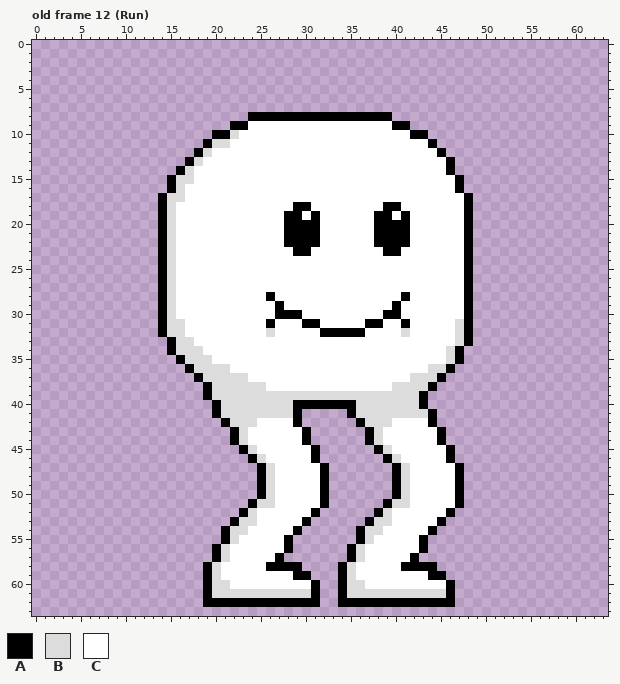
Two versions of one pixel-art file, assets/images/aseprite/Gooper.aseprite. That is the earlier state.
64x64 pixels, 14 frames. Shown: old frame 12 (Run). The commit also changed other frames, which this record leaves out.
Palette (. is transparent): A #000000  B #dcdcdc  C #ffffff
Pixels before, old frame 12 (Run) (only the part around the change), first column x 0:
 0 ................................................................
 1 ................................................................
 2 ................................................................
 3 ................................................................
 4 ................................................................
 5 ................................................................
 6 ................................................................
 7 ................................................................
 8 ........................AAAAAAAAAAAAAAAA........................
 9 ......................AACCCCCCCCCCCCCCCCAA......................
10 ....................AABCCCCCCCCCCCCCCCCCCCAA....................
11 ...................ABBCCCCCCCCCCCCCCCCCCCCCCA...................
12 ..................ABCCCCCCCCCCCCCCCCCCCCCCCCCA..................
13 .................ABCCCCCCCCCCCCCCCCCCCCCCCCCCCA.................
14 ................ABCCCCCCCCCCCCCCCCCCCCCCCCCCCCA.................
15 ...............ABBCCCCCCCCCCCCCCCCCCCCCCCCCCCCCA................
16 ...............ABCCCCCCCCCCCCCCCCCCCCCCCCCCCCCCA................
17 ..............ABBCCCCCCCCCCCCCCCCCCCCCCCCCCCCCCCA...............
18 ..............ABCCCCCCCCCCCCCAACCCCCCCCAACCCCCCCA...............
19 ..............ABCCCCCCCCCCCCAACACCCCCCAACACCCCCCA...............
20 ..............ABCCCCCCCCCCCCAAAACCCCCCAAAACCCCCCA...............
21 ..............ABCCCCCCCCCCCCAAAACCCCCCAAAACCCCCCA...............
22 ..............ABCCCCCCCCCCCCAAAACCCCCCAAAACCCCCCA...............
23 ..............ABCCCCCCCCCCCCCAACCCCCCCCAACCCCCCCA...............
24 ..............ABCCCCCCCCCCCCCCCCCCCCCCCCCCCCCCCCA...............
25 ..............ABCCCCCCCCCCCCCCCCCCCCCCCCCCCCCCCCA...............
26 ..............ABCCCCCCCCCCCCCCCCCCCCCCCCCCCCCCCCA...............
27 ..............ABCCCCCCCCCCCCCCCCCCCCCCCCCCCCCCCCA...............
28 ..............ABCCCCCCCCCCACCCCCCCCCCCCCCACCCCCCA...............
29 ..............ABCCCCCCCCCCCACCCCCCCCCCCCACCCCCCCA...............
30 ..............ABCCCCCCCCCCCAAACCCCCCCCCAACCCCCCCA...............
31 ..............ABBCCCCCCCCCACCCAACCCCCAACCACCCCCBA...............
32 ..............ABBCCCCCCCCCBCCCCCAAAAACCCCBCCCCCBA...............
33 ...............ABBCCCCCCCCCCCCCCCCCCCCCCCCCCCCCBA...............
34 ...............ABBBCCCCCCCCCCCCCCCCCCCCCCCCCCCBA................
35 ................ABBBCCCCCCCCCCCCCCCCCCCCCCCCCCBA................
36 .................ABBBBCCCCCCCCCCCCCCCCCCCCCCBBA.................
37 ..................ABBBBBCCCCCCCCCCCCCCCCCCBBBA..................
38 ...................ABBBBBBCCCCCCCCCCCCCCBBBBA...................
39 ...................ABBBBBBBBBBBBBBBBBBBBBBBA....................
40 ....................ABBBBBBBBAAAAAAABBBBBBBA....................
41 ....................ABBBBBBBBA.....ABBBBBBBBA...................
42 .....................ABBBCCCCA......ABBBCCCCA...................
43 ......................ABCCCCCCA......ABCCCCCCA..................
44 ......................ABCCCCCCA......ABCCCCCCA..................
45 .......................ABCCCCCCA......ABCCCCCCA.................
46 ........................ABCCCCCA.......ABCCCCCA.................
47 .........................ABCCCCCA.......ABCCCCCA................
48 .........................ABCCCCCA.......ABCCCCCA................
49 .........................ABCCCCCA.......ABCCCCCA................
50 .........................ABCCCCCA.......ABCCCCCA................
51 ........................ABBCCCCCA......ABBCCCCCA................
52 .......................ABCCCCCCA......ABCCCCCCA.................
53 ......................ABBCCCCCA......ABBCCCCCA..................
54 .....................ABBCCCCCA......ABBCCCCCA...................
55 .....................ABCCCCCA.......ABCCCCCA....................
56 ....................ABCCCCCCA......ABCCCCCCA....................
57 ....................ABCCCCCA.......ABCCCCCA.....................
58 ...................ABCCCCCAAAA....ABCCCCCAAAA...................
59 ...................ABCCCCCCCCAA...ABCCCCCCCCAA..................
60 ...................ABBCCCCCCCCCA..ABBCCCCCCCCCA.................
61 ...................ABBBBBBBBBBBA..ABBBBBBBBBBBA.................
62 ...................AAAAAAAAAAAAA..AAAAAAAAAAAAA.................
63 ................................................................
The same view after the edit:
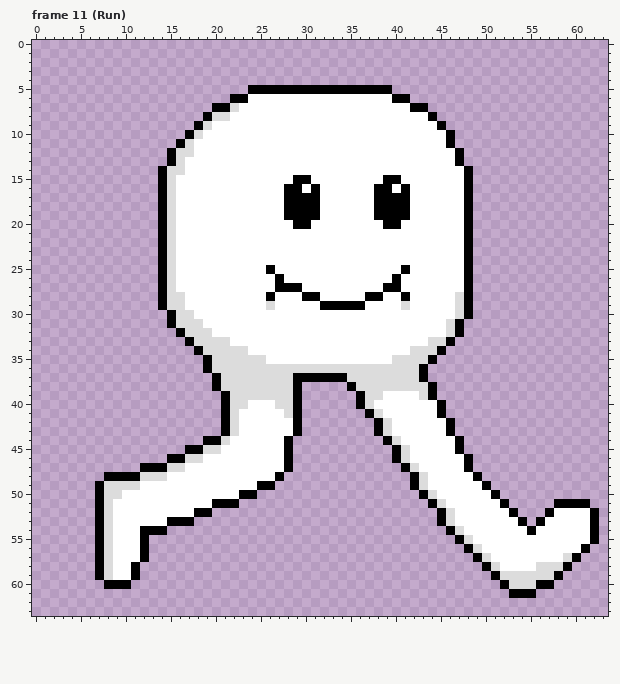
What changed:
frames 14 -> 34
Changed rows in their new state; - is an unchanged pixel.
Frame 11 (Run) against old frame 12 (Run):
first column x 7:
 5 -----------------AAAAAAAAAAAAAAAA-----------------------
 6 ---------------AACCCCCCCCCCCCCCCCAA---------------------
 7 -------------AABCCCCCCCCCCCCCCCCCCCAA-------------------
 8 ------------ABBCCCCCCCCCCCCCCCCCCCCCCA------------------
 9 -----------ABCCCC----------------CCCCCA-----------------
10 ----------ABCCCC-------------------CCCCA----------------
11 ---------ABCCCC----------------------CCA----------------
12 --------ABBCC-------------------------CCA---------------
13 --------ABCC---------------------------CA---------------
14 -------ABBC----------------------------CCA--------------
15 -------ABCC-----------AA--------AA------CA--------------
16 -------ABC-----------AA-A------AA-A-----CA--------------
17 ---------C-----------AAAA------AAAA---------------------
18 ---------------------A--A------A--A---------------------
19 -----------------------A---------A----------------------
20 ---------------------C--C------C--C---------------------
21 ---------------------CCCC------CCCC---------------------
22 ---------------------CCCC------CCCC---------------------
23 ----------------------CC--------CC----------------------
25 -------------------A--------------A---------------------
26 --------------------A------------A----------------------
27 --------------------AAA---------AA----------------------
28 ---------B-------------AA-----AA--------B---------------
29 ---------B---------BC----AAAAA---CB-----B---------------
30 -------.ABB---------CCC---------CC------B---------------
31 -------.A-BB-------C---CC-----CC--C----BA.--------------
32 -------..ABBB------C-----CCCCC----C----BA.--------------
33 --------..ABBBB----------------------BBA..--------------
34 --------...ABBBBB------------------BBBA..---------------
35 ---------...ABBBBBB--------------BBBBA...---------------
36 ----------..A--BBBBBBBBBBBBBBBBBBBBBA...----------------
37 -----------..A---BBBBBAAAAAABBBBBBB-A..-----------------
38 ------------.A-----BBBA.....ABBBB-----------------------
39 ------------..A-------A......A--CCCCBA------------------
40 -------------.A--CCC---......A-CCCCCCCA-----------------
41 -------------.A-CCCCC-------..A-CCCCCCA-----------------
42 ----------------CC-----------..A-----CCA----------------
43 --------------ABC-----A.------.AB-----CA----------------
44 ------------AABCC----A..------..AB----CCA---------------
45 ----------AABBCCCC---A...------..AB----CA---------------
46 --------AABBCCCCCCC--A...-------.AB----CCA--------------
47 -----AAABBCCCCCCCCCC-A....-------.AB----CA--------------
48 -AAAABBBCCCCCCCCCCCCA.....-------..AB---CCA-------------
49 ABBBBCCCCCCCCCCCCC-A......-------..AB---CCCA------------
50 ABBCCCCCCCCCCCCCAA........-------...AB--CCCCA-----------
51 ABCCCCCCCCCCCAAA-.........------.....AB-CCCCCA-----AAAA-
52 ABCCCCCCCCCAA---.........------.......ABCCCCCCA---ACCCCA
53 ABCCCCCCAAA----.........------........-BCCCCCCCA-ACCCCCA
54 ABCCCAAA------.........------.........-ABCCCCCCCACCCCCCA
55 ABCCCA--------........-------........---ABCCCCCCCCCCCCCA
56 ABCCCA-------.........------.........----ABCCCCCCCCCCCA-
57 ABCCCA-------........-------........------ABCCCCCCCCBA--
58 ABCCA-------...........----...........-----ABCCCCBBBA---
59 ABCCA-------............---............-----ABBBBBBA----
60 -AAA--------.............--.............-----ABBBAA-----
61 ------------.............--.............------AAA-------
62 ------------.............--.............----------------
Pixel boxes of the changes (left, top, right, bottom) in both pictures:
changed: (95, 85, 599, 607)
